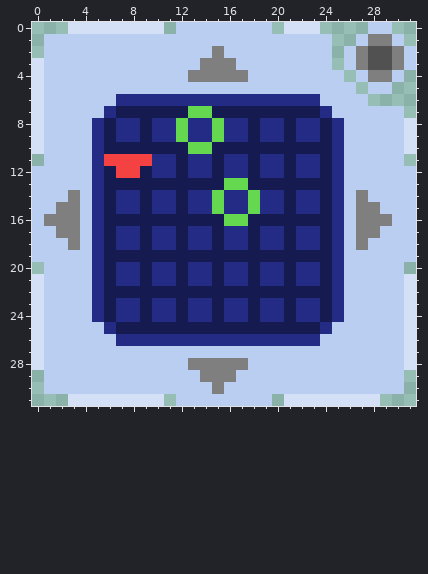
File history of a pixel-art sprite, Module Icons/City Planning.png. Above, as it was before the edit.
The file is 32x32 pixels. Colours within 5 levels of each other are drawn and written as one.
After:
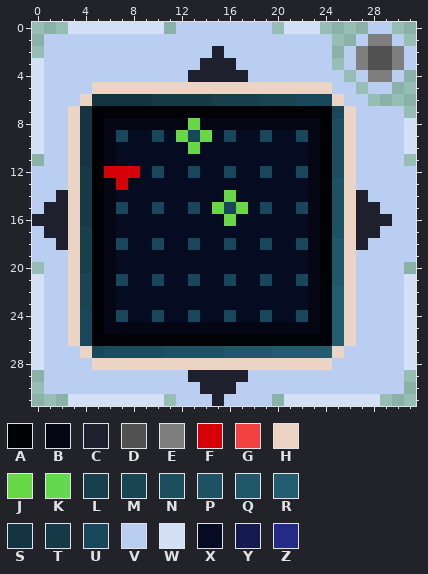
Palette (. is transparent): A #000305  B #040713  C #1f202d  D #515151  E #7f7f7f  F #d60008  G #f44242  H #ebd4c4  J #68d847  K #64d84e  L #173f4c  M #194452  N #1c4d5c  P #1e5263  Q #205869  R #225d6f  S #133440  T #153946  U #18465a  V #b9cef0  W #d3e0f5  X #050c21  Y #151a51  Z #232b85
From old to new:
Changed rows in their new state; - is an unchanged pixel.
first column x 0:
 2 ---------------C--------------
 3 --------------CCC-------------
 4 -------------CCCCC------------
 5 -----HHHHHHHHHHHHHHHHHHHH-----
 6 ----HSSSSSTTTTTLLLLMMMUUUH----
 7 ---HSAAAAAAAAAAAAAAAAAAAAUH---
 8 ---HSABBBBBBBJBBBBBBBBBBANH---
 9 ---HSABUXXUXJUJXUXXUXXUBANH---
10 ---HSABXXXXXXJXXXXXXXXXBANH---
11 ---HSABXXXXXXXXXXXXXXXXBANH---
12 ---HTAFFFXUXXUXXUXXUXXUBANH---
13 ---HTABFXXXXXXXXXXXXXXXBAPH---
14 --CHTABXXXXXXXXXJXXXXXXBAPHC--
15 -CCHTABUXXUXXUXJUJXUXXUBAPHCC-
16 CCCHTABXXXXXXXXXJXXXXXXBAPHCCC
17 -CCHLABXXXXXXXXXXXXXXXXBAPHCC-
18 --CHLABUXXUXXUXXUXXUXXUBAQHC--
19 ---HLABXXXXXXXXXXXXXXXXBAQH---
20 ---HLABXXXXXXXXXXXXXXXXBAQH---
21 ---HMABUXXUXXUXXUXXUXXUBAQH---
22 ---HMABXXXXXXXXXXXXXXXXBARH---
23 ---HMABXXXXXXXXXXXXXXXXBARH---
24 ---HUABUXXUXXUXXUXXUXXUBARH---
25 ---HUABBBBBBBBBBBBBBBBBBARH---
26 ---HUAAAAAAAAAAAAAAAAAAAARH---
27 ----HUNNNNNPPPPPQQQQRRRRRH----
28 -----HHHHHHHHHHHHHHHHHHHH-----
29 -------------CCCCC------------
30 --------------CCC-------------
31 ---------------C--------------
Pixel boxes of the changes (left, top, right, bottom) in both pictures:
changed: (32, 46, 392, 406)
